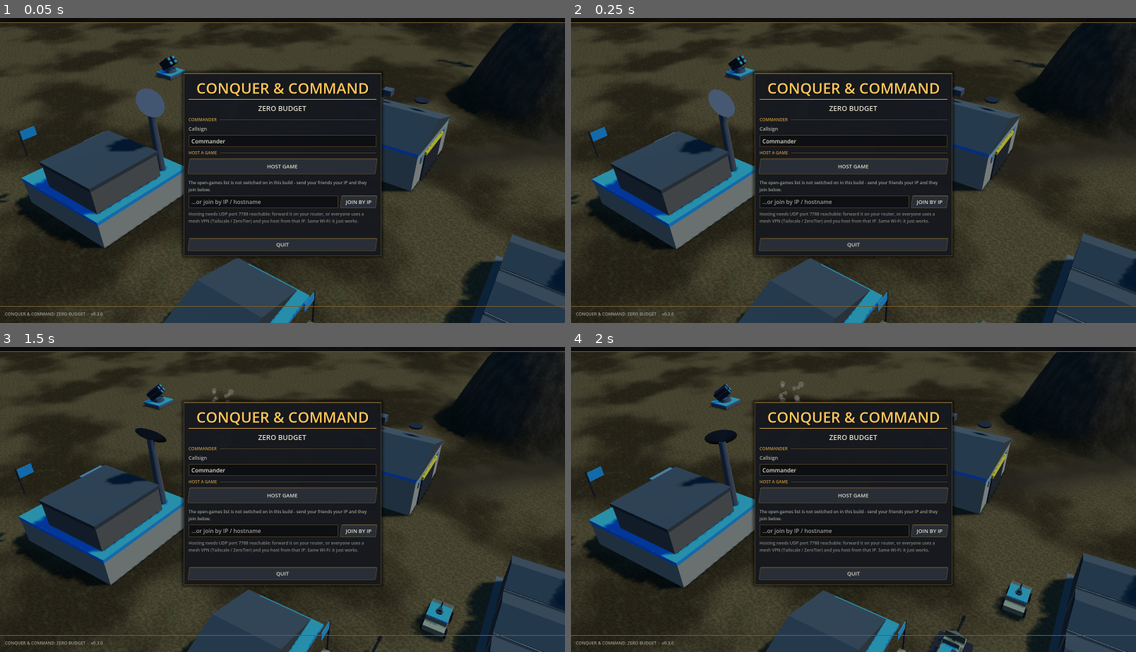
Above: before the commit, frames 1-4 (two rows, left to right).
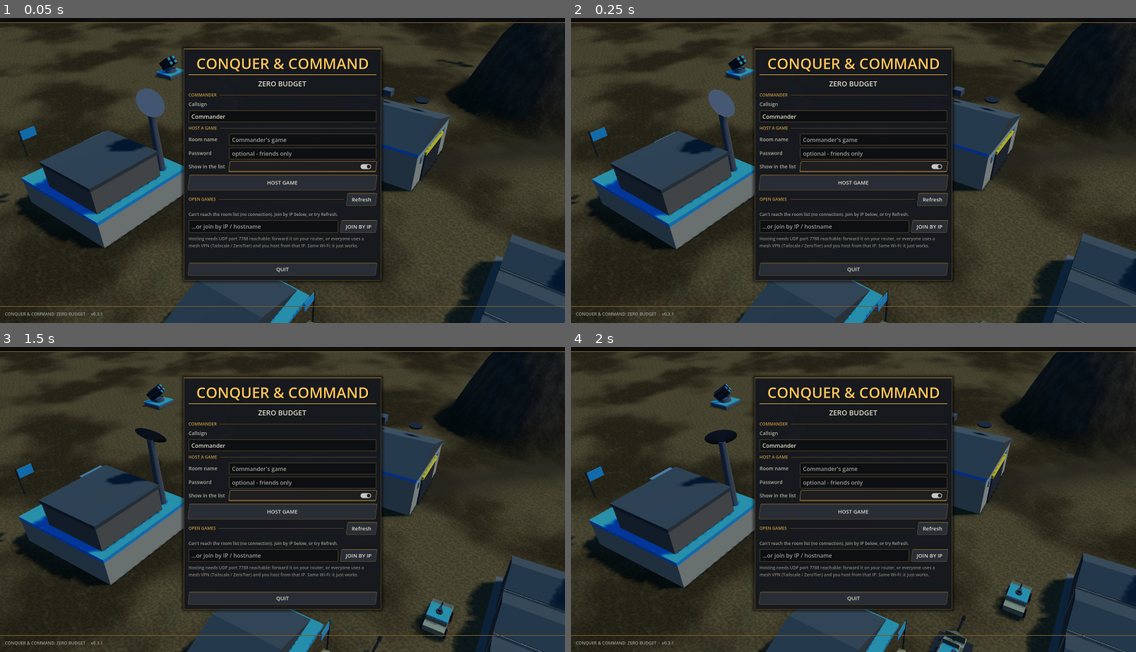
Above: after the commit, the same moments.

Repository: Tzvigettenberg/conquer-and-command
Game: Godot game, scene res://game/main.tscn
Two runs of this game, one before a commit and one after it. Both use one fixed random seed, a clock stepped at 60 frames per second and the inputs below.
Inputs (mouse positions are in pixels of both pictures, inside the frame that each line leads up to):
- Up to frame 1 (0.05 s): no input
- Up to frame 2 (0.25 s): no input
- Up to frame 3 (1.5 s): tap Enter at 0.5, 0.6 s; move the mouse to (406, 478) at 0.52 s; hold Right 0.53-1.25 s; click (406, 478) at 0.67 s; tap Space (ui_select) at 0.77, 1.07 s; drag from (169, 508) to (254, 557) at 1.27 s
- Up to frame 4 (2 s): no input

The runs differ from the first frame. In frame 1, 10% of the frame differs, in the area x 17-68%, y 9-98%; in frame 2, 10%; in frame 3, 9.9%; in frame 4, 9.8%.

Commit message:
v0.3.1: the open games list is live on its own Cloudflare Worker
- RoomList.SERVICE points at https://cc-rooms.zerobudget.workers.dev (tools/room-api), nothing
  shared with anything else; version bumped so the earlier zip (list switched off) can't half-match
- export preset also excludes site/* (the website was being packed into the exe)

Co-Authored-By: Claude Opus 5 <noreply@anthropic.com>
Claude-Session: https://claude.ai/code/session_017kFU9jRMi1R74YkqKUJrW7

Diff:
--- a/game/main.gd
+++ b/game/main.gd
@@ -3,7 +3,7 @@
 ## Entry point: main menu, host/join lobby, then hands over to Session + ClientView.
 
 const PORT := 7788
-const GAME_VERSION := "0.3.0"
+const GAME_VERSION := "0.3.1"
 const GAME_TITLE := "CONQUER & COMMAND"
 const GAME_SUBTITLE := "ZERO BUDGET"
 const MAX_PLAYERS := 6
--- a/game/room_list.gd
+++ b/game/room_list.gd
@@ -12,7 +12,7 @@
 ## SERVICE empty = this build has no room list: the menu says so and everyone joins by IP.
 ## Override at runtime with --room_api=https://host/path (handy for testing a new backend).
 
-const SERVICE := ""
+const SERVICE := "https://cc-rooms.zerobudget.workers.dev"
 const HEARTBEAT := 10.0
 
 signal rooms_changed(rooms: Array)
Not shown, changed: export_presets.cfg
Not shown, changed: README.md
Not shown, changed: site/dist/index.html
Not shown, changed: site/src/index.html
